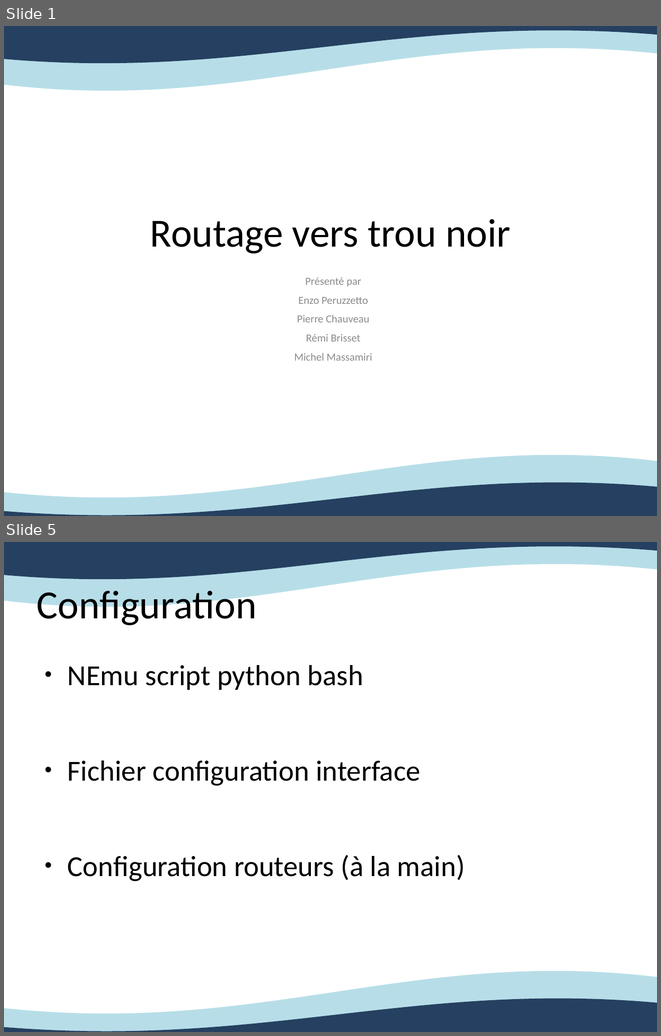
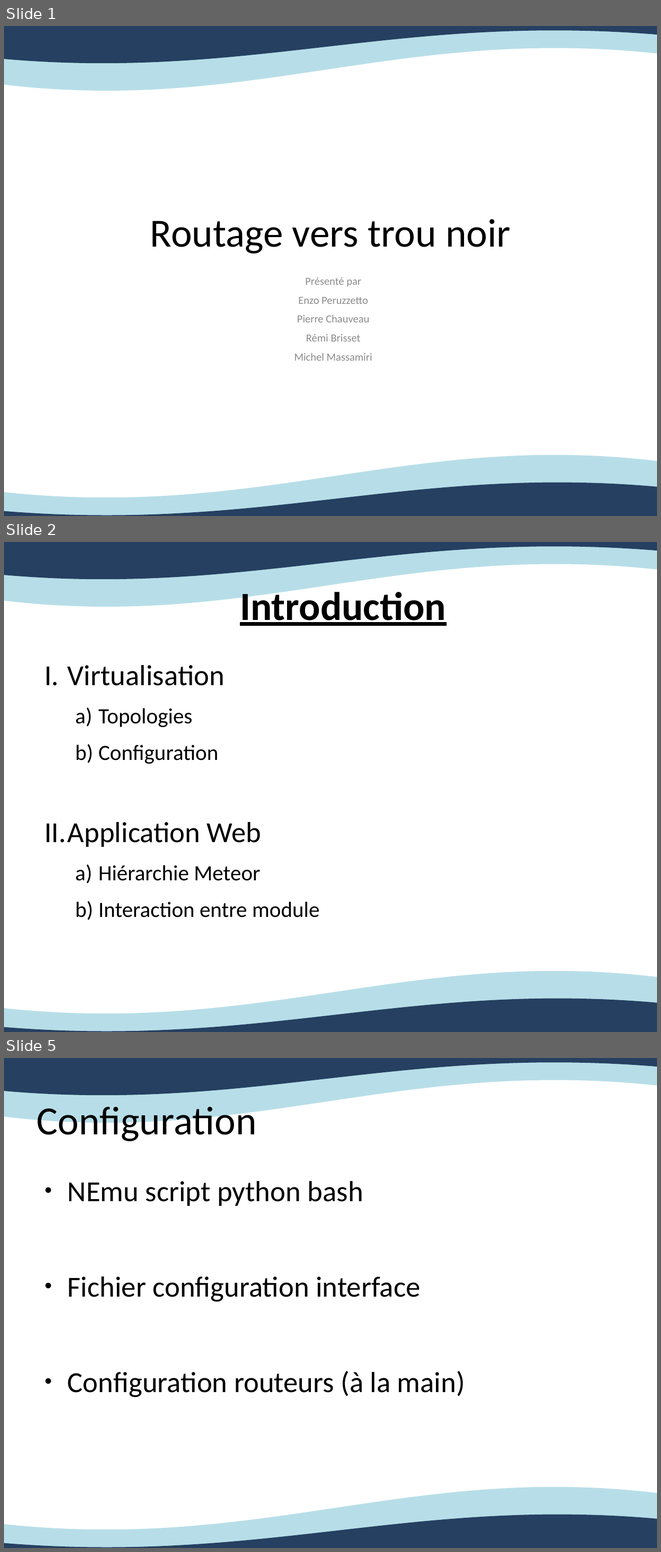
Before and after one commit to michelmassamiri/BlackHole-Routing-JS-App, a slide deck: audits/audits_1er_release.odp. Shown one above the other, each under a label of ours: slides 1 and 5 before the commit, slides 1, 2 and 5 after it; the slides between them are not shown. The pictures are 661x1036 and 661x1552 pixels, drawn with LibreOffice and Linux fonts; fonts in the diff are those of the drawing. Boxes give left, top, right and bottom in pixels: in the first picture for what was removed or moved away, otherwise in the second. Text is boxed around its words. In the diff, an @@ line names an element or a change of style, - is before the commit and + after.

```diff
--- a/audits/audits_1er_release.odp
+++ b/audits/audits_1er_release.odp
@@ slide 2 added at (4, 542, 657, 1032), background #FFFFFF; not listed: 4 template elements that a slide beside it also shows @@
@@ title added at (240, 587, 446, 626), 44 pt, text #000000, bold, underline @@
+Introduction
@@ text added at (44, 665, 319, 917), 24 pt, text #000000 @@
+I. Virtualisation
+  a) Topologies
+  b) Configuration
+II. Application Web
+  a) Hiérarchie Meteor
+  b) Interaction entre module
```
Also in this commit, not shown: 3 slides changed, 4 other slides added, 1 slide removed.
